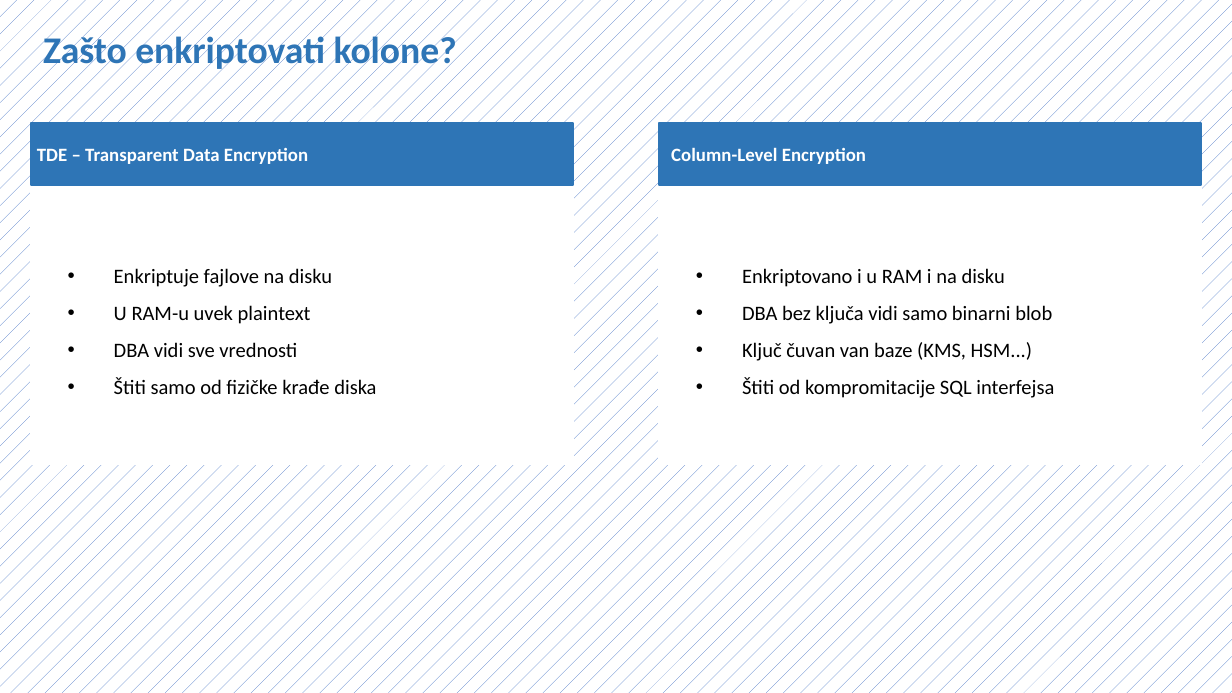
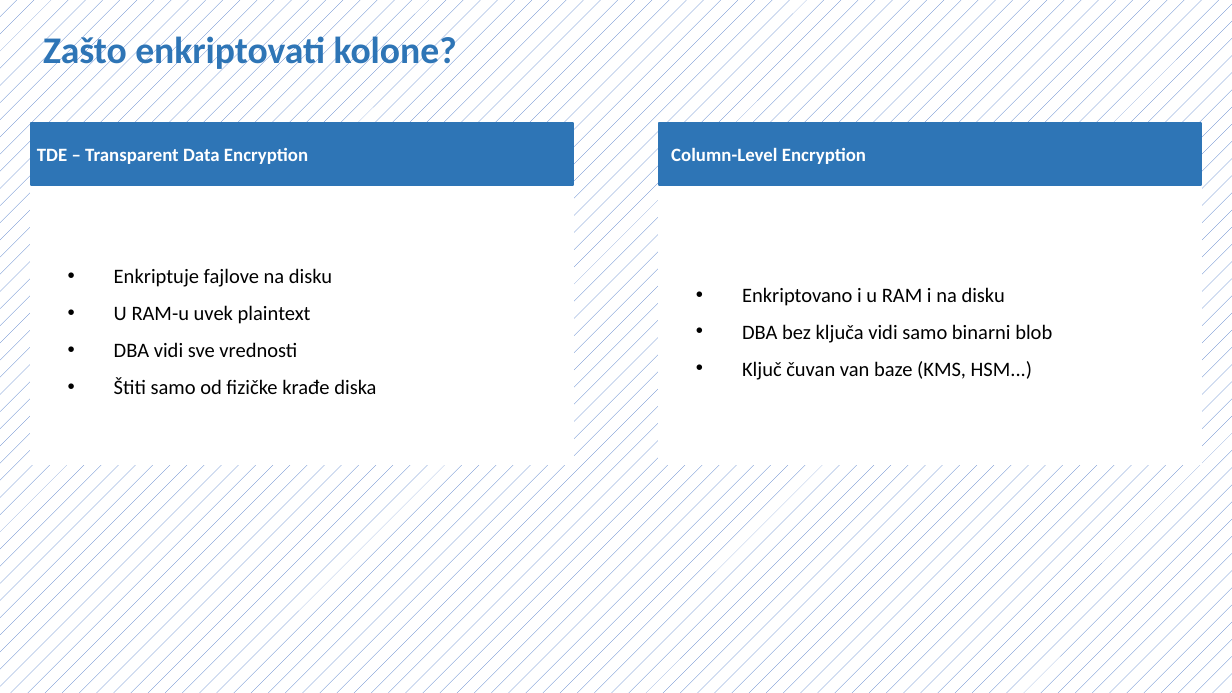
Before and after one commit to NemanjaCyber/SZUBP, a slide deck: slide 2 of P2/pgcrypto_prezentacija.pptx. Drawn at 1232x693 pixels with LibreOffice and Linux fonts; fonts in the diff are those of the drawing. Boxes give left, top, right and bottom in pixels: in the first picture for what was removed or moved away, otherwise in the second. Text is boxed around its words. In the diff, an @@ line names an element or a change of style, - is before the commit and + after.

```diff
--- a/P2/pgcrypto_prezentacija.pptx
+++ b/P2/pgcrypto_prezentacija.pptx
@@ text at (x1=742, y1=377, x2=1054, y2=398): paragraph removed @@
-• Štiti od kompromitacije SQL interfejsa
```
Also in this commit, not shown: 3 other slides changed, 1 other file.
